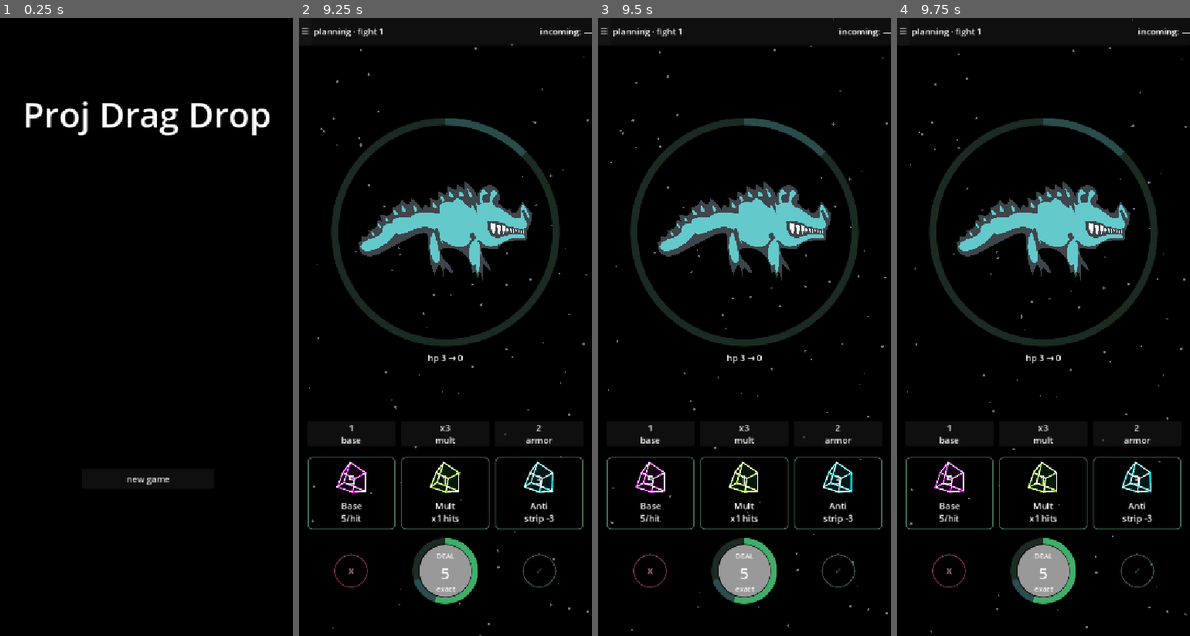
Above: before the commit, frames 1-4 (left to right).
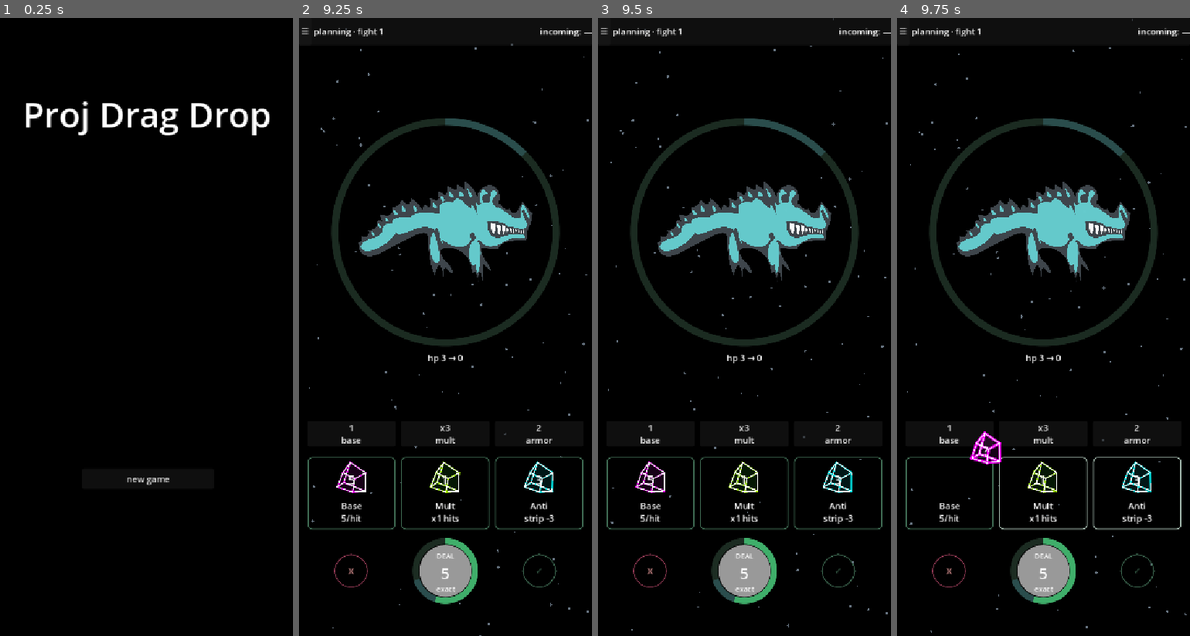
Above: after the commit, the same moments.

Repository: SeeCats/Drag-and-Drop
Game: Godot game, scene res://ui/main_menu/main_menu.tscn
The game is run twice, just before and just after one commit, with the same random seed, the same clock (stepped at 60 frames per second) and the same inputs.
Inputs (mouse positions are in pixels of both pictures, inside the frame that each line leads up to):
- Up to frame 1 (0.25 s): no input
- Up to frame 2 (9.25 s): click "new game" at 0.5 s; click "X" at 1.25 s; click "☰" at 2 s; click "✓" at 2.75 s; click "☰" at 3.5 s; click "✓" at 4.25 s; click "☰" at 5 s; click "✓" at 5.75 s; tap Enter at 6.5 s; drag from (445, 357) to (474, 191) at 6.52 s; drag from (351, 432) to (430, 450) at 7.27 s; move the mouse to (445, 432) at 8.02 s; click (445, 432) at 8.17 s; drag from (539, 432) to (357, 234) at 8.77 s
- Up to frame 3 (9.5 s): no input
- Up to frame 4 (9.75 s): drag from (949, 512) to (1058, 327) at 9.52 s

Frames 1-3 are identical in both runs. In frame 4, 0.9% of the frame differs, in the area x 12-98%, y 66-83%.

Commit message:
changed how rotate works

Diff:
--- a/combat/combat_rework.gd
+++ b/combat/combat_rework.gd
@@ -200,28 +200,34 @@
 	render()
 
 
-# 3-cycles the dice through the fixed-role slots; +1 forward, -1 back. No reroll, no gamble.
-func request_rotate(direction: int) -> void:
-	_cycle(_values, direction)
-	_cycle(_elements, direction)
-	_turn_action = {"type": "rotate", "dir": direction}
-	render()
-	_animate_rotate(direction)
-
-
-# Rotate presentation (FLIP): data is already final after render(), so each die flies in
-# from the slot its value came from; the wrapping die (the N-1 column jump) arcs over the
-# row instead of teleporting across it (ui-spec §5). Rest positions are captured before
-# any die goes top_level, or the first launch would corrupt the later source reads.
-func _animate_rotate(direction: int) -> void:
-	var n : int = _slots.size()
-	var step : int = 1 if direction >= 0 else -1
+# Drag-rotate: cycles the row so the dragged die (src slot) lands on tgt; every other
+# die shifts along with it. No reroll, no gamble. drop_global = the release point, so
+# the dragged die's value visibly settles from where the player let go.
+func request_rotate_to(src: int, tgt: int, drop_global: Vector2) -> void:
+	var n : int = _values.size()
+	var shift : int = ((tgt - src) % n + n) % n
 	var rests : Array[Vector2] = []
 	for s in _slots:
-		rests.append(s.dice.global_position)
+		rests.append(s.dice.global_position)   # capture before render/flights
+	_shift_right(_values, shift)
+	_shift_right(_elements, shift)
+	_turn_action = {"type": "rotate", "from": src, "to": tgt}
+	render()
+	_animate_rotate(shift, tgt, drop_global, rests)
+
+
+# Rotate presentation (FLIP): values are final after render(), so each die flies in from
+# its value's source slot; a wrap jump (>1 column) arcs over the row instead of teleporting
+# (ui-spec §5). The drop target's die instead settles in from the release point — the
+# dragged die visibly landing where it was put.
+func _animate_rotate(shift: int, tgt: int, drop_global: Vector2, rests: Array[Vector2]) -> void:
+	var n : int = _slots.size()
 	for i in n:
-		var src : int = (i - step + n) % n
-		var arc : float = _slots[i].dice.size.y * 1.2 if absi(i - src) == n - 1 else 0.0
+		if i == tgt:
+			_slots[i].dice.fly_from(drop_global - _slots[i].dice.size / 2, 0.0)
+			continue
+		var src : int = (i - shift + n) % n
+		var arc : float = _slots[i].dice.size.y * 1.2 if absi(i - src) > 1 else 0.0
 		_slots[i].dice.fly_from(rests[src], arc)
 
 
@@ -396,9 +402,7 @@
 	var t = arr[i]; arr[i] = arr[j]; arr[j] = t
 
 
-# Rotates an array one step in place; dir >= 0 moves last to front, else first to end.
-func _cycle(arr: Array, dir: int) -> void:
-	if dir >= 0:
+# Cycles an array k steps right in place (the last k entries wrap to the front).
+func _shift_right(arr: Array, k: int) -> void:
+	for _i in k:
 		arr.push_front(arr.pop_back())
-	else:
-		arr.push_back(arr.pop_front())
--- a/combat/dice/dice.gd
+++ b/combat/dice/dice.gd
@@ -20,26 +20,29 @@
 @export var fit_to_control : bool = true   # size the cube to this Control's rect (rework slots); off keeps old UI dice unchanged
 
 
-# Grab/release state. On grab: go top_level and snap to the cursor in the same frame
-# (top_level reinterprets position as global, so without the snap the die spends one
-# frame at a bogus spot), reset the halo pulse, and mask the face with "?".
+# Grab/release state. On grab: cache home, go top_level, and snap to the cursor in the
+# same frame (top_level reinterprets position as global). On release: snap straight back
+# home — leaving the position garbled until the deferred container sort corrupted any
+# read taken in the same input event (the rotate flight launched from garbage coords).
 var swapping : bool:
 	set(new_value):
 		swapping = new_value
-		top_level = new_value
-		cube.rotation_axis = Vector3(1, 1, -1)
 		if swapping:
+			_drag_home = global_position   # capture before leaving the layout
+			top_level = true
 			global_position = get_global_mouse_position() - size / 2
 			swap_time = 0.0
 			fake_roll()
 		else:
+			top_level = false
+			global_position = _drag_home
 			label.text = str(current_roll)
 			cube.halo_width = initial_halo_width
-			cube.rotation_axis = Vector3(1, 1, 1)
 			get_parent().queue_sort()
 var swap_time : float = 0
 var swap_interval : float = 0.2
 var initial_halo_width : float = 12
+var _drag_home : Vector2   # layout position a drag returns to
 @onready var cube : Cube = $Cube2d   # the spinning wireframe cube behind the number
 @onready var label = $Label                 # the number rendered on top of the cube
 
--- a/combat/dice_slot/dice_slot.gd
+++ b/combat/dice_slot/dice_slot.gd
@@ -3,7 +3,8 @@
 class_name DiceSlot
 
 # One player roll slot: a framed die (value + element) with a role/sub label below.
-# DUMB VIEW — the controller pushes value/element/sub in and reads is_inside out.
+# DUMB VIEW — the controller pushes value/element/sub in; input hit-testing is
+# rect-based in TrayInput (no hover state here).
 
 
 @export var role : Rollables.RollIndex = Rollables.RollIndex.BASE :
@@ -17,8 +18,6 @@
 		if dice:
 			dice.element = value
 
-var is_inside : bool = false   # hovered? the tray controller reads this for swap targeting
-
 @onready var slot : PanelContainer = $Slot
 @onready var dice : Dice = $Slot/DiceHolder/Dice
 @onready var slot_label : RichLabel = $SlotLabel
@@ -26,9 +25,6 @@
 var _sub : String = ""         # detail line under the role name ("3/hit", "x3 hits"...)
 
 func _ready() -> void:
-	if not Engine.is_editor_hint():
-		slot.mouse_entered.connect(func(): is_inside = true)
-		slot.mouse_exited.connect(func(): is_inside = false)
 	if dice:
 		dice.element = element   # push the authored element into the die
 	_refresh_label()
@@ -50,13 +46,20 @@
 	_sub = text
 	_refresh_label()
 
-# Shine while a sibling die is being dragged (marks this slot as a drop target).
-# The slot's visible frame is the wrapping Outliner in the combat scene — this scene
-# has no border of its own — so the highlight delegates to the parent.
+# Shine while this slot is a valid target (drag drop / second tap). The slot's visible
+# frame is the wrapping Outliner in the combat scene — this scene has no border of its
+# own — so both marks delegate to the parent.
 func set_highlight(on: bool) -> void:
 	var frame := get_parent() as Outliner
 	if frame:
 		frame.set_highlight(on)
+
+
+# Steady "chosen" mark for the first tap of a swap.
+func set_selected(on: bool) -> void:
+	var frame := get_parent() as Outliner
+	if frame:
+		frame.set_selected(on)
 
 # --- internal ---
 func _refresh_label() -> void:
--- a/combat/tray_input/tray_input.gd
+++ b/combat/tray_input/tray_input.gd
@@ -1,82 +1,132 @@
 extends Node
 class_name TrayInput
 
-# Turns tray gestures into controller intents: drag a die between slots -> swap,
-# flick the knob horizontally -> rotate. Reads each DiceSlot.is_inside for targeting.
+# Turns tray gestures into controller intents. Two verbs, two gestures (input rework
+# 2026-07-06; supersedes the knob flick — knob is display-only now):
+#   swap   = tap one die, then tap another (first-tapped lands on the second + rerolls)
+#   rotate = drag a die onto another slot (the row cycles so the dragged die lands there)
 
 @onready var controller : CombatRework = owner as CombatRework
 @onready var slots : Array[DiceSlot] = [%BaseSlot, %MultSlot, %AntiSlot]
-@onready var knob : Control = %KnobWrap
 
-@export var flick_threshold : float = 24.0   # px of horizontal drag before a flick counts
+@export var drag_threshold : float = 12.0   # px of travel before a press becomes a drag
 
-var _grabbed : int = -1
-var _flicking : bool = false
-var _flick_start_x : float = 0.0
-var _move_done : bool = false   # one swap/rotate per turn; reset on Cancel + each new planning phase
+var _pressed : int = -1        # slot under the current press; -1 = none
+var _press_pos : Vector2
+var _dragging : bool = false
+var _selected : int = -1       # first tap of a staged swap; -1 = none
+var _move_done : bool = false  # one swap/rotate per turn; reset on Cancel + each planning phase
 
-# Wires the cancel button and clears the one-move guard at the start of every planning phase.
+
+# Wires the cancel button and the per-planning-phase reset.
 func _ready() -> void:
 	var cancel_button : Button = %CancelButton
 	cancel_button.pressed.connect(_on_cancel)
 	CombatState.state_changed.connect(_on_state_changed)
 
+
 func _on_cancel() -> void:
 	_move_done = false
+	_clear_selection()
 
-# Each new planning phase clears the one-move guard so the player can act again next turn.
+
+# Each new planning phase clears the one-move guard + any stale selection.
 func _on_state_changed(_from, to) -> void:
 	if to == CombatState.State.PLAYER_PLANNING:
 		_move_done = false
+		_clear_selection()
 
-# Routes left mouse press/release to the gesture handlers.
+
+# Routes presses/releases to the gesture handlers; motion past drag_threshold
+# promotes a held press into a drag.
 func _input(event: InputEvent) -> void:
 	if CombatState.current_state != CombatState.State.PLAYER_PLANNING:
-		return   # dice only move during planning
-	if not (event is InputEventMouseButton and event.button_index == MOUSE_BUTTON_LEFT):
 		return
-	if event.pressed:
-		_press()
-	else:
-		_release()
+	if event is InputEventMouseButton and event.button_index == MOUSE_BUTTON_LEFT:
+		if event.pressed:
+			_press()
+		else:
+			_release()
+	elif event is InputEventMouseMotion and _pressed != -1 and not _dragging:
+		if _mouse().distance_to(_press_pos) >= drag_threshold:
+			_begin_drag()
 
-# Press: start a knob flick if over the knob, else grab the hovered die.
+
+# Press: remember the slot whose zone contains the press; empty space clears a staged tap.
 func _press() -> void:
 	if _move_done:
 		return
-	if knob.get_global_rect().has_point(knob.get_global_mouse_position()):
-		_flicking = true
-		_flick_start_x = knob.get_global_mouse_position().x
+	_press_pos = _mouse()
+	_pressed = _slot_at(_press_pos)
+	if _pressed == -1:
+		_clear_selection()
+
+
+# Held press moved far enough: it's a drag (rotate gesture). Supersedes a staged tap.
+func _begin_drag() -> void:
+	_dragging = true
+	_clear_selection()
+	slots[_pressed].dice.swapping = true
+	for i in slots.size():
+		slots[i].set_highlight(i != _pressed)   # shine the drop targets
+
+
+# Release: finish a drag (rotate onto the hovered slot) or count it as a tap.
+func _release() -> void:
+	if _pressed == -1:
 		return
-	_grabbed = _hovered_slot()
-	if _grabbed != -1:
-		slots[_grabbed].dice.swapping = true
+	if _dragging:
+		for slot in slots:
+			slot.set_highlight(false)
+		slots[_pressed].dice.swapping = false
+		var tgt : int = _slot_at(_mouse())
+		if tgt != -1 and tgt != _pressed:
+			controller.request_rotate_to(_pressed, tgt, _mouse())
+			_move_done = true
+		_dragging = false
+	else:
+		_tap(_pressed)
+	_pressed = -1
+
+
+# Tap flow: first tap selects (steady border) and shines the valid partners; tapping the
+# selected die deselects; tapping a different die commits the swap intent.
+func _tap(slot: int) -> void:
+	if _selected == -1:
+		_selected = slot
+		slots[slot].set_selected(true)
 		for i in slots.size():
-			slots[i].set_highlight(i != _grabbed)   # shine the two drop targets
+			if i != slot:
+				slots[i].set_highlight(true)
+	elif _selected == slot:
+		_clear_selection()
+	else:
+		var first : int = _selected
+		_clear_selection()
+		controller.request_swap(first, slot)
+		_move_done = true
 
-# Release: finish a flick (rotate) or a die drag (swap).
-func _release() -> void:
-	if _flicking:
-		_flicking = false
-		var dx : float = knob.get_global_mouse_position().x - _flick_start_x
-		if absf(dx) >= flick_threshold:
-			controller.request_rotate(1 if dx > 0 else -1)
-			_move_done = true
-		return
-	if _grabbed == -1:
-		return
+
+func _clear_selection() -> void:
+	_selected = -1
 	for slot in slots:
+		slot.set_selected(false)
 		slot.set_highlight(false)
-	slots[_grabbed].dice.swapping = false
-	var tgt : int = _hovered_slot()
-	if tgt != -1 and tgt != _grabbed:
-		controller.request_swap(_grabbed, tgt)
-		_move_done = true
-	_grabbed = -1
 
-# Index of the currently hovered slot, or -1.
-func _hovered_slot() -> int:
+
+# Index of the slot whose framed zone (the wrapping Outliner) contains the point, or -1.
+# Rect hit-test on raw coordinates — hover signals proved unreliable (an overlay control
+# can eat mouse_entered, and TrayInput reads raw _input anyway).
+func _slot_at(point: Vector2) -> int:
 	for i in slots.size():
-		if slots[i].is_inside:
+		var zone : Control = slots[i].get_parent() as Control
+		if zone == null:
+			zone = slots[i]
+		if zone.get_global_rect().has_point(point):
 			return i
 	return -1
+
+
+# Global mouse position (borrowed from a CanvasItem — plain Nodes don't have one).
+func _mouse() -> Vector2:
+	return slots[0].get_global_mouse_position()
--- a/combat/widgets/outliner.gd
+++ b/combat/widgets/outliner.gd
@@ -28,6 +28,14 @@
 	_restyle()
 
 
+# Steady selected state (first tap of a swap): border held bright, no pulse — reads as
+# "chosen" against the pulsing candidate shine. Snaps back to the authored color on clear.
+func set_selected(on: bool) -> void:
+	if _hl_tween and _hl_tween.is_valid():
+		_hl_tween.kill()
+	border_color = _rest_border.lerp(Color.WHITE, 0.7) if on else _rest_border
+
+
 # Drop-target shine: pulses the border toward white and back on a loop — same 0.2s
 # rhythm as the grabbed die's halo flicker — snapping to the authored color on clear.
 # (Color lerp, not modulate — the border is dark, so brightening it actually reads.)
Not shown, changed: CLAUDE.md
Not shown, changed: HISTORY.md
Not shown, changed: docs/ui-spec.md
Not shown, changed: tools/balance_sim.py
